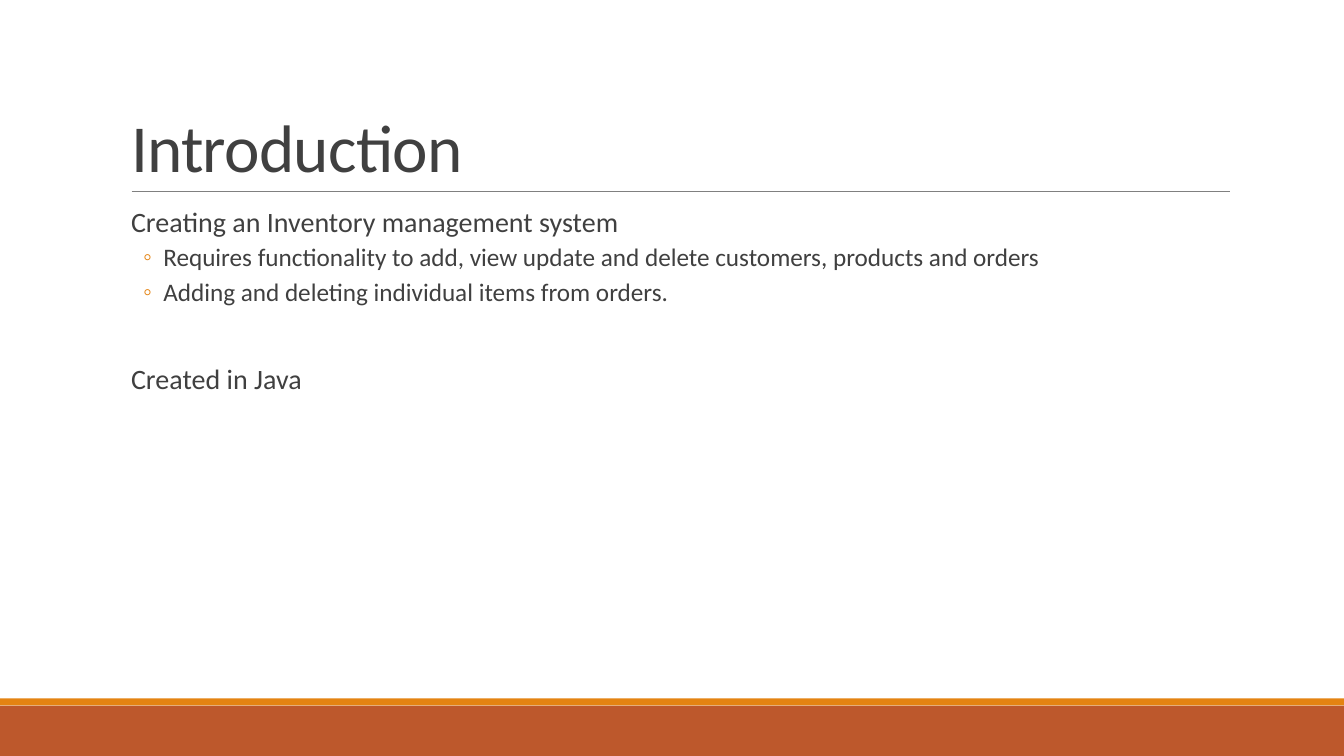
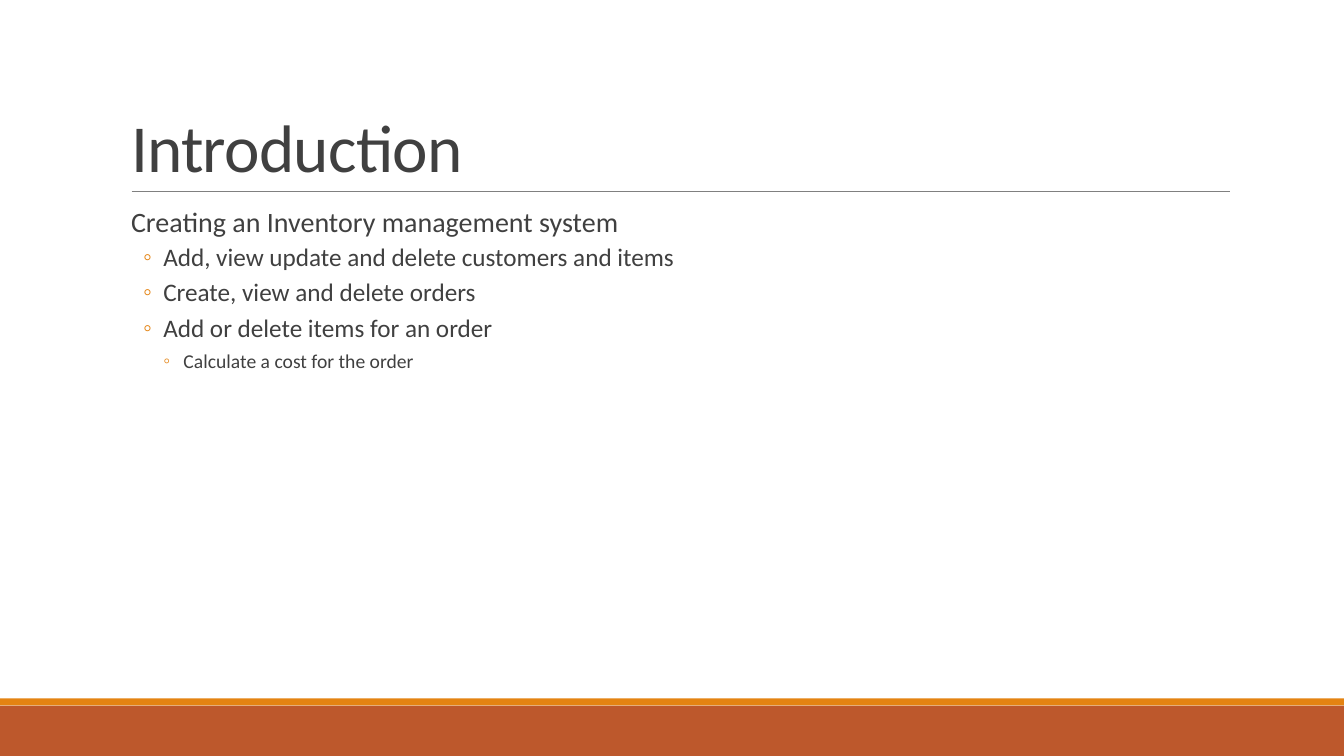
Before and after one commit to j-to23/QACProject, a slide deck: slide 2 of documentation/My Project.pptx. Drawn at 1344x756 pixels with LibreOffice and Linux fonts; fonts in the diff are those of the drawing. Boxes give left, top, right and bottom in pixels: in the first picture for what was removed or moved away, otherwise in the second. Text is boxed around its words. In the diff, an @@ line names an element or a change of style, - is before the commit and + after.

```diff
--- a/documentation/My Project.pptx
+++ b/documentation/My Project.pptx
@@ text at <box>163,248,673,368</box>: text changed @@
-  ◦ Requires functionality to add, view update and delete customers, products and orders
-  ◦ Adding and deleting individual items from orders.
-  Created in Java
+  ◦ Add, view update and delete customers and items
+  ◦ Create, view and delete orders
+  ◦ Add or delete items for an order
+    ◦ Calculate a cost for the order
```
Also in this commit, not shown: 2 other slides changed, 1 other file.
